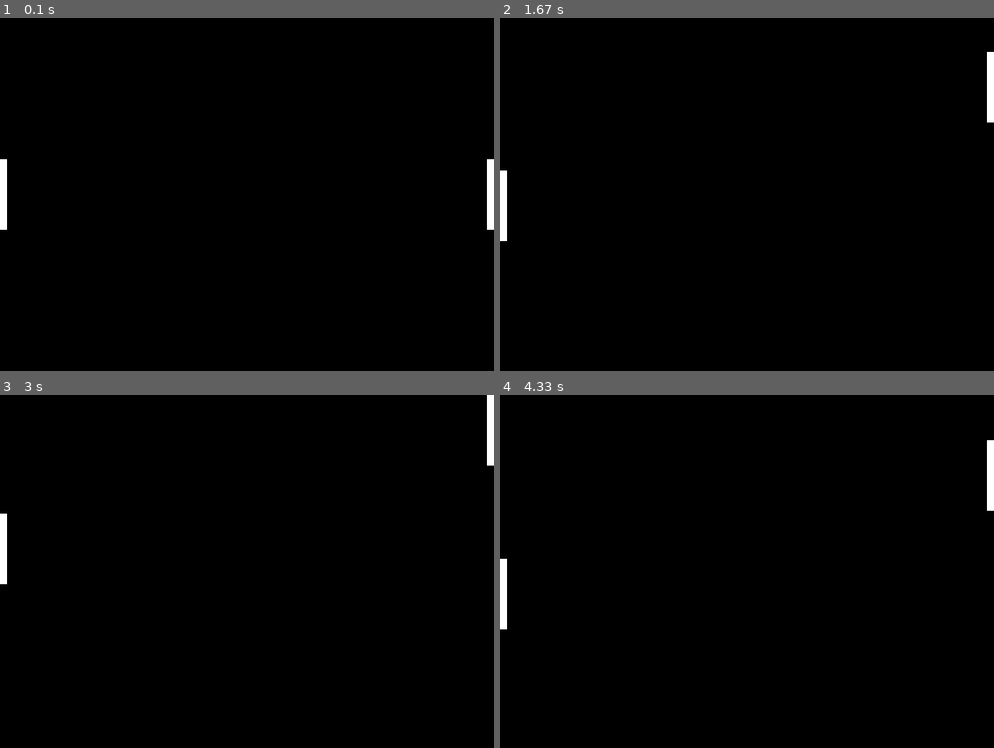
Above: before the commit, frames 1-4 (two rows, left to right).
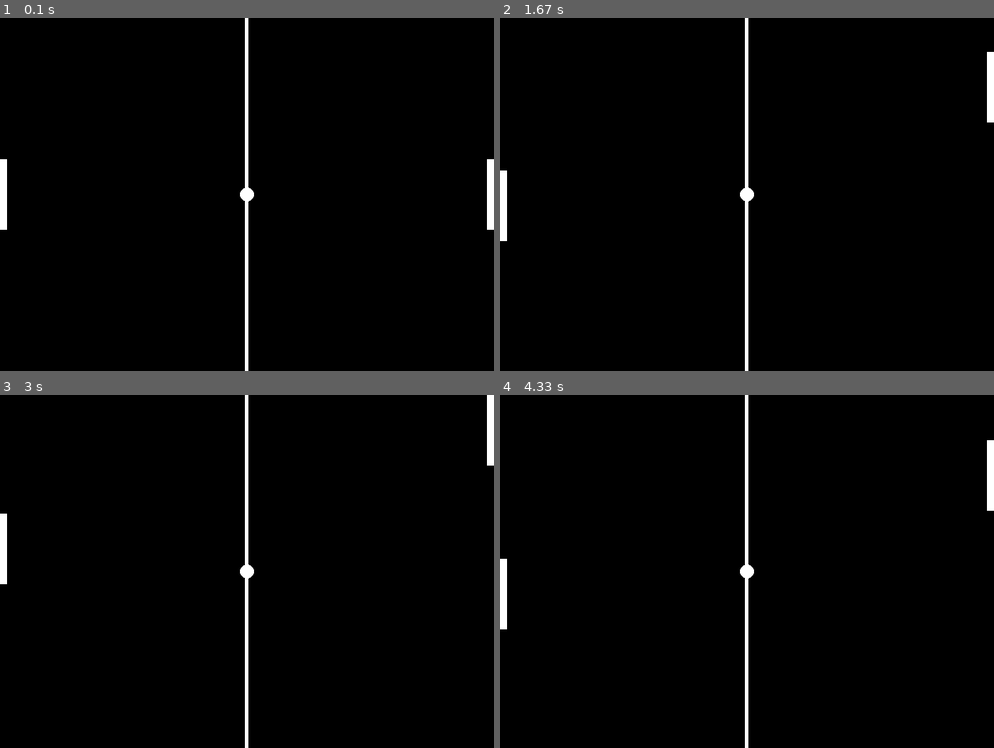
Above: after the commit, the same moments.

Repository: shuaibw/pygame-demo
Game: pygame game, started from pong.py
Same seed, same stepped clock (60 frames per second), same inputs: the game is played once before the commit and once after it.
Inputs:
- Up to frame 1 (0.1 s): no input
- Up to frame 2 (1.67 s): hold Up 0.33-0.8 s; hold Down 0.83-1.13 s; hold S 0.83-1.13 s; hold Up 1.17-1.53 s; hold W 1.17-1.53 s; hold Down from 1.57 s (still down); hold S from 1.57 s (still down)
- Up to frame 3 (3 s): release Down at 1.93 s; release S at 1.93 s; hold Up 1.97-2.27 s; hold W 1.97-2.27 s; hold Down 2.3-2.6 s; hold S 2.3-2.6 s; hold Up from 2.63 s (still down); hold W from 2.63 s (still down)
- Up to frame 4 (4.33 s): release Up at 3 s; release W at 3 s; hold Down 3.03-3.4 s; hold S 3.03-3.4 s; hold Up 3.43-3.73 s; hold W 3.43-3.73 s; hold Down 3.77-4.07 s; hold S 3.77-4.07 s; hold Up from 4.1 s (still down); hold W from 4.1 s (still down)

The runs differ from the first frame. In frame 1, 0.8% of the frame differs, in the area x 48-52%, y 0-100%; in frame 2, 0.8%; in frame 3, 0.8%; in frame 4, 0.8%.

Commit message:
Draw ball no movement

Diff:
--- a/pong.py
+++ b/pong.py
@@ -24,6 +24,14 @@
 # initial paddle speed
 paddle1_vy = 0
 paddle2_vy = 0
+
+# Initial position of ball
+ball_x = 350
+ball_y = 250
+
+# Initial speed of ball
+ball_vx = 6
+ball_vy = 6
 
 while not done:
     # Event processing
@@ -58,9 +66,16 @@
 
     # Drawing code
     screen.fill(BLACK)
+
     # Draw the paddle
     pygame.draw.rect(screen, WHITE, [0, paddle1_y, 10, 100])
     pygame.draw.rect(screen, WHITE, [690, paddle2_y, 10, 100])
+
+    # draw the net
+    pygame.draw.line(screen, WHITE, [349, 0], [349, 500], 5)
+
+    # draw the ball
+    pygame.draw.circle(screen, WHITE, [ball_x, ball_y], 10)
 
     pygame.display.update()
     clock.tick(60)
